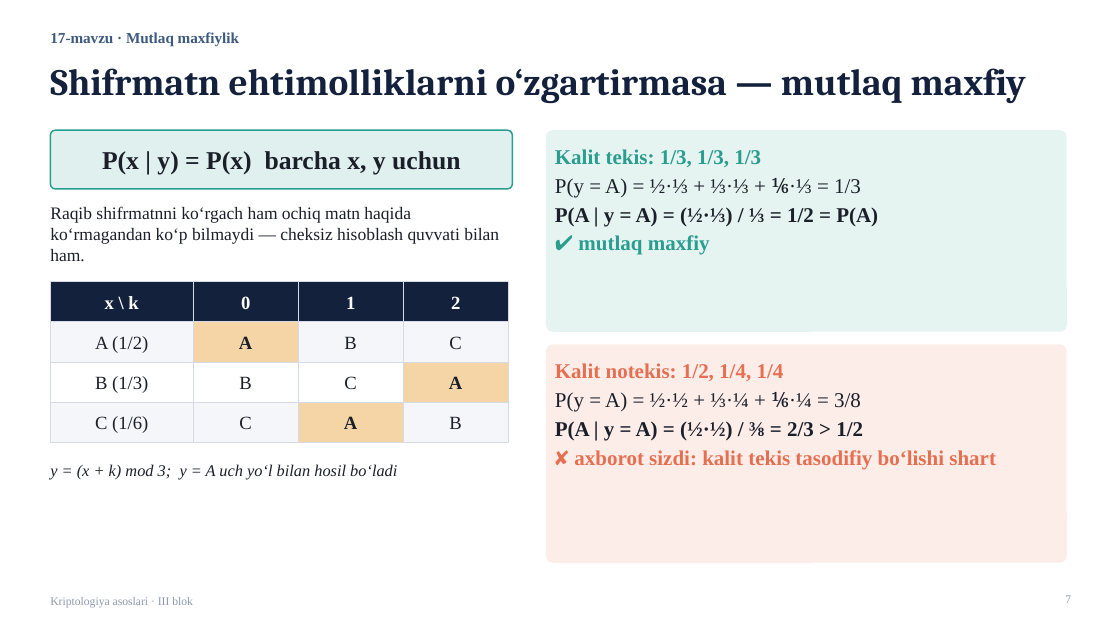
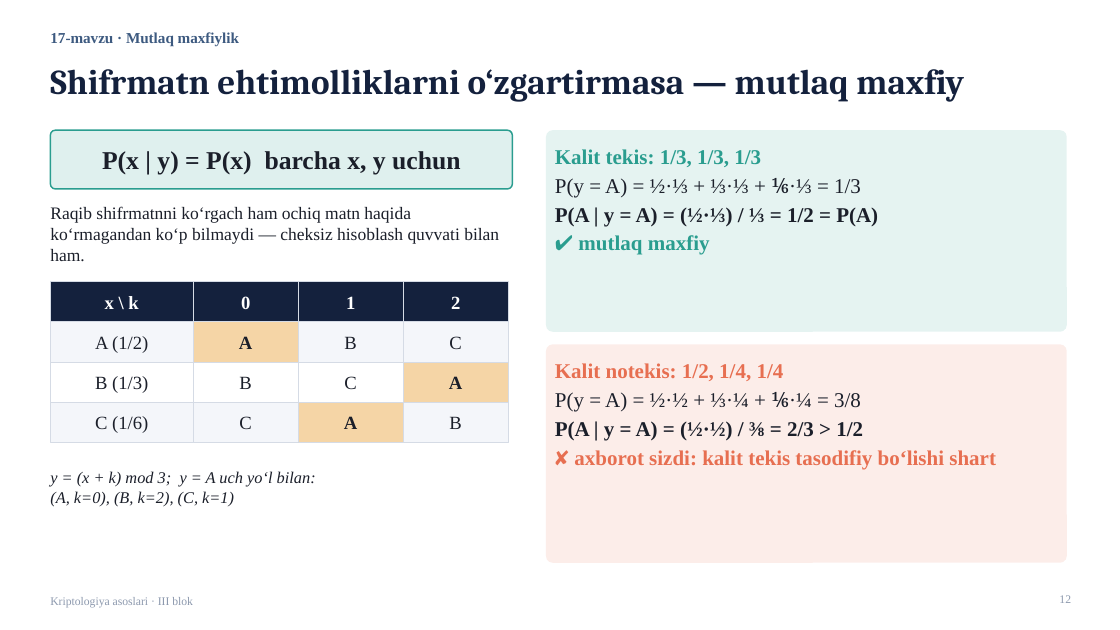
Before and after one commit to qwerty291996/Cryptology_Olympiad, a slide deck: slide 12 of 2026-yil tayyorgarlik/3-blok/Kriptologiya_III_blok_taqdimot.pptx (slide 7 before the commit). Drawn at 1120x630 pixels with LibreOffice and Linux fonts; fonts in the diff are those of the drawing. Boxes give left, top, right and bottom in pixels: in the first picture for what was removed or moved away, otherwise in the second. Text is boxed around its words. In the diff, an @@ line names an element or a change of style, - is before the commit and + after.

```diff
--- a/2026-yil tayyorgarlik/3-blok/Kriptologiya_III_blok_taqdimot.pptx
+++ b/2026-yil tayyorgarlik/3-blok/Kriptologiya_III_blok_taqdimot.pptx
@@ title "Shifrmatn ehtimolliklarni o‘zgartirmasa — mutlaq ..." at box(50, 69, 964, 101): size 32 to 30 pt @@
@@ text at box(50, 471, 316, 507): text changed @@
-y = (x + k) mod 3; y = A uch yo‘l bilan hosil bo‘ladi
+y = (x + k) mod 3; y = A uch yo‘l bilan:
+(A, k=0), (B, k=2), (C, k=1)
@@ page number at box(1059, 595, 1071, 603): text changed @@
-7
+12
```
Also in this commit, not shown: 10 other slides changed, 35 slides added, 6 slides removed, 6 other files.
